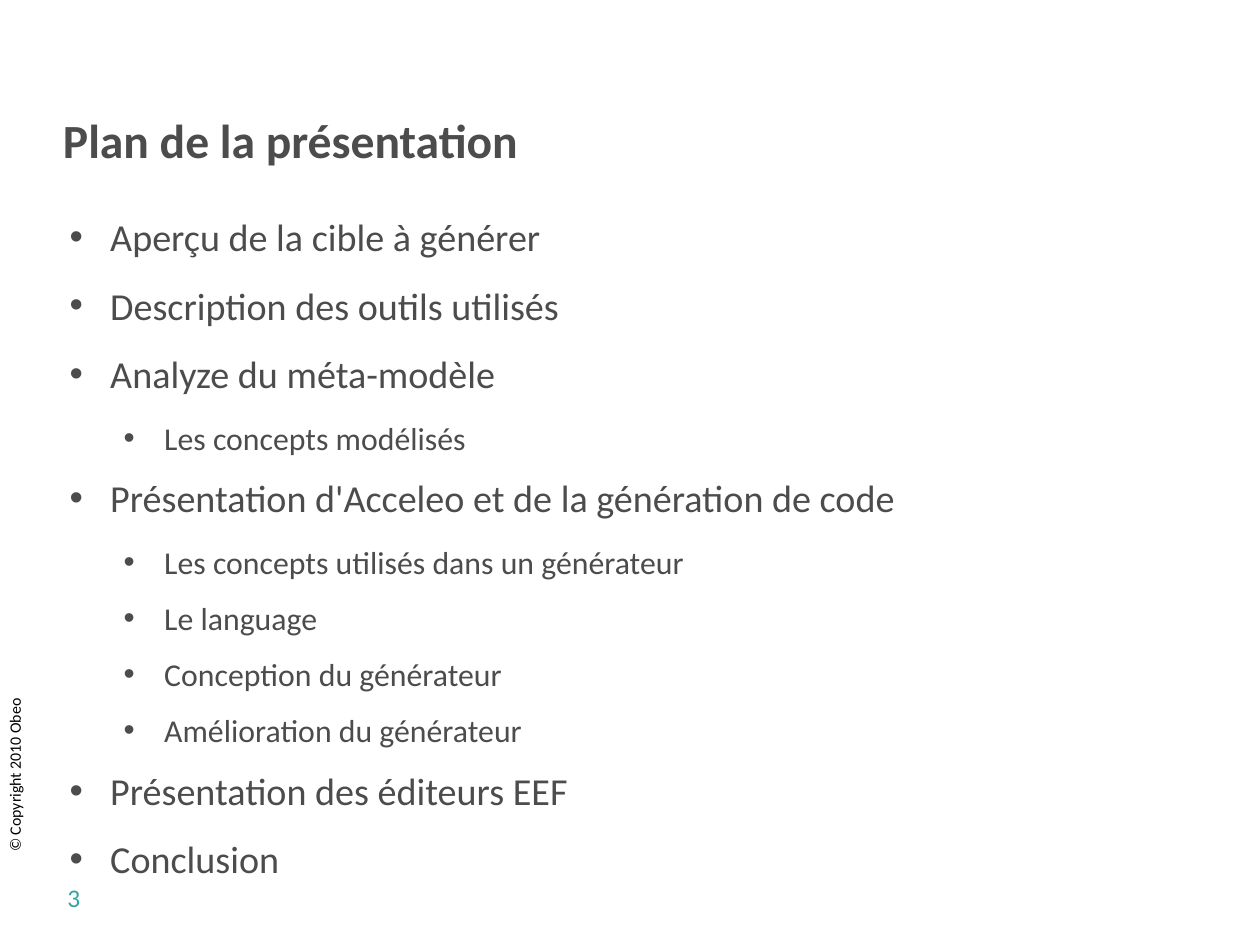
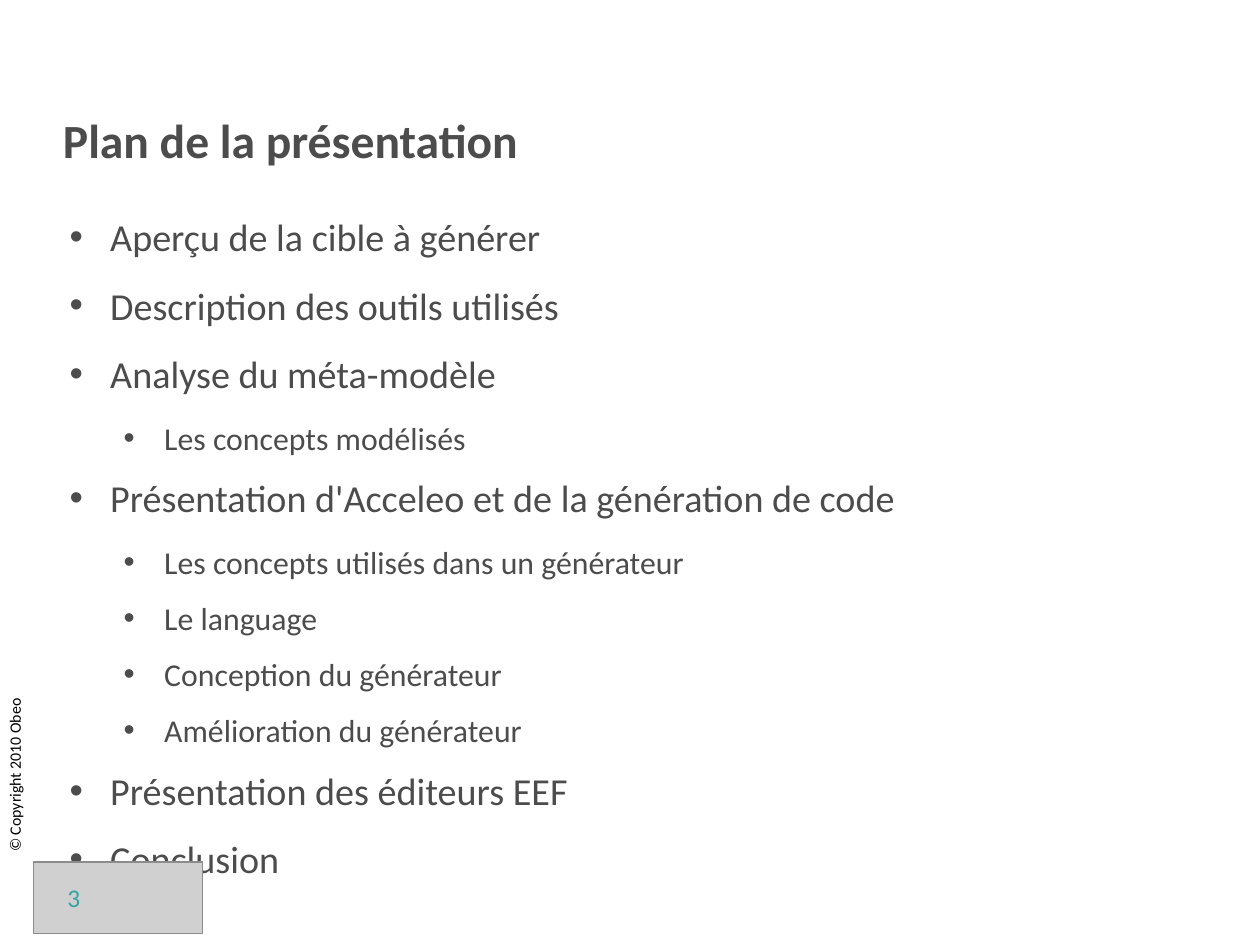
Before and after one commit to sbegaudeau/acceleo-tutorial, a slide deck: slide 3 of documentation/org.eclipse.acceleo.tutorial.slides/breizhcamp/Acceleo Tutorial Breizhcamp.odp. Drawn at 1260x945 pixels with LibreOffice and Linux fonts; fonts in the diff are those of the drawing; grey boxes stand for pictures; background and template pictures are left out. Boxes give left, top, right and bottom in pixels: in the first picture for what was removed or moved away, otherwise in the second. Text is boxed around its words. In the diff, an @@ line names an element or a change of style, - is before the commit and + after.

```diff
--- a/documentation/org.eclipse.acceleo.tutorial.slides/breizhcamp/Acceleo Tutorial Breizhcamp.odp
+++ b/documentation/org.eclipse.acceleo.tutorial.slides/breizhcamp/Acceleo Tutorial Breizhcamp.odp
@@ text at [110, 361, 496, 394]: text changed @@
-• Analyze du méta-modèle
+• Analyse du méta-modèle
@@ picture added at [34, 862, 204, 934] @@
```
Also in this commit, not shown: 7 other slides changed, 5 slides added, 1 slide removed.
